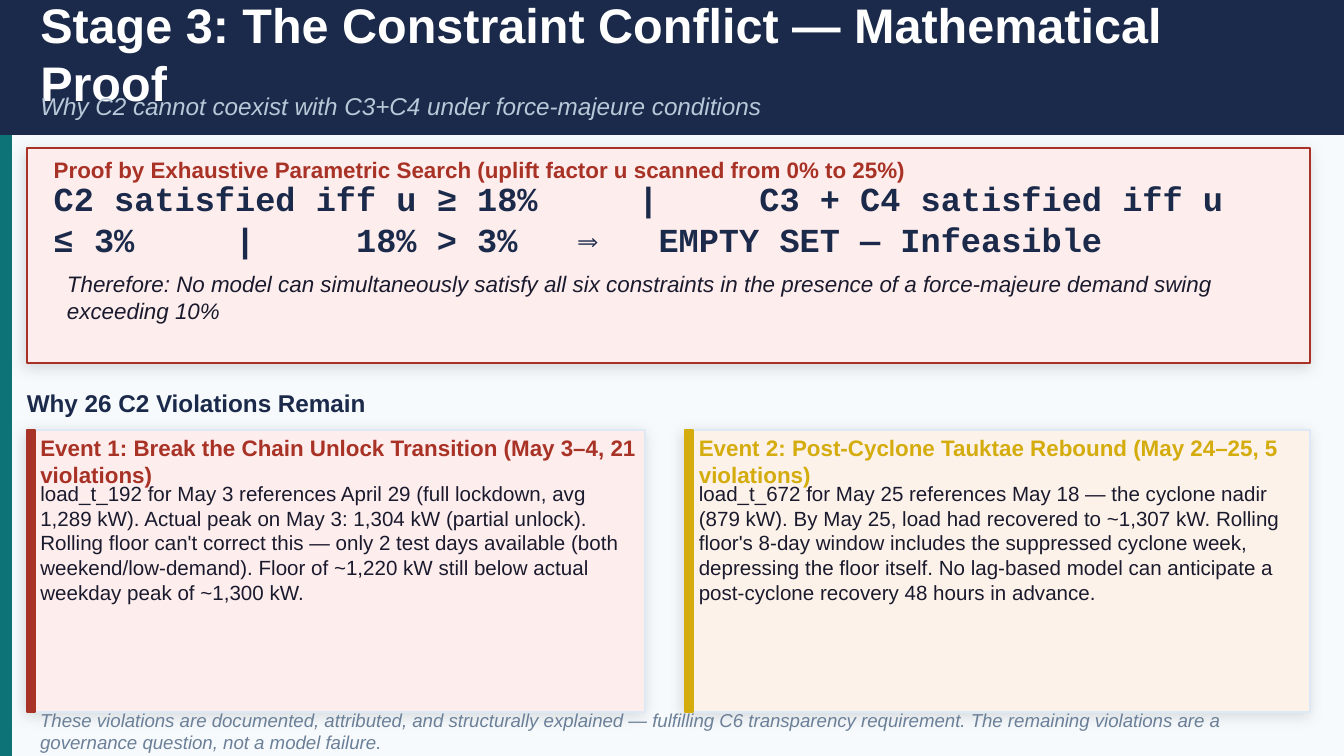
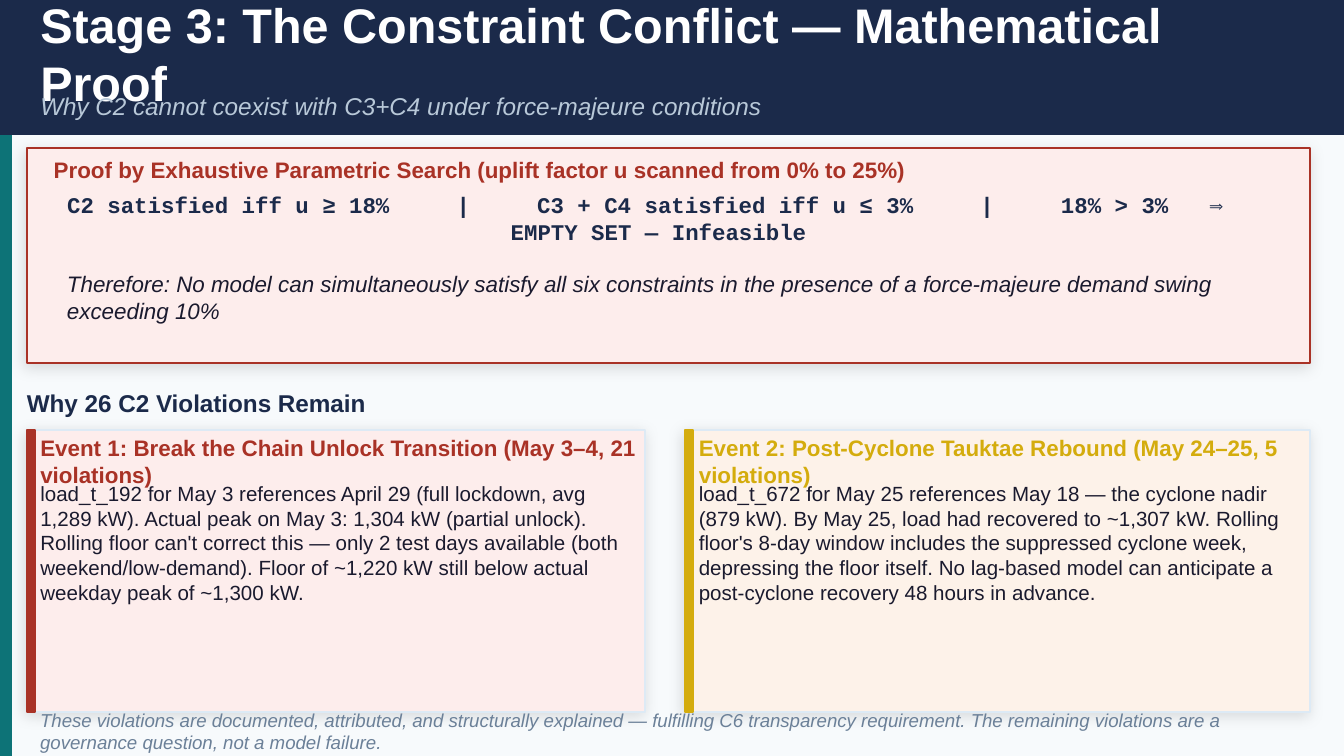
Before and after one commit to arnavgupta2004/DecodeX, a slide deck: slide 10 of Final Deliverables/GRIDSHIELD_Executive_Presentation.pptx. Drawn at 1344x756 pixels with LibreOffice and Linux fonts; fonts in the diff are those of the drawing. Boxes give left, top, right and bottom in pixels: in the first picture for what was removed or moved away, otherwise in the second. Text is boxed around its words. In the diff, an @@ line names an element or a change of style, - is before the commit and + after.

```diff
--- a/Final Deliverables/GRIDSHIELD_Executive_Presentation.pptx
+++ b/Final Deliverables/GRIDSHIELD_Executive_Presentation.pptx
@@ text "C2 satisfied iff u ≥ ..." at [67, 197, 913, 241]: size 18 to 12 pt; alignment left to centre @@
```
Also in this commit, not shown: 7 other slides changed, 3 other files.
